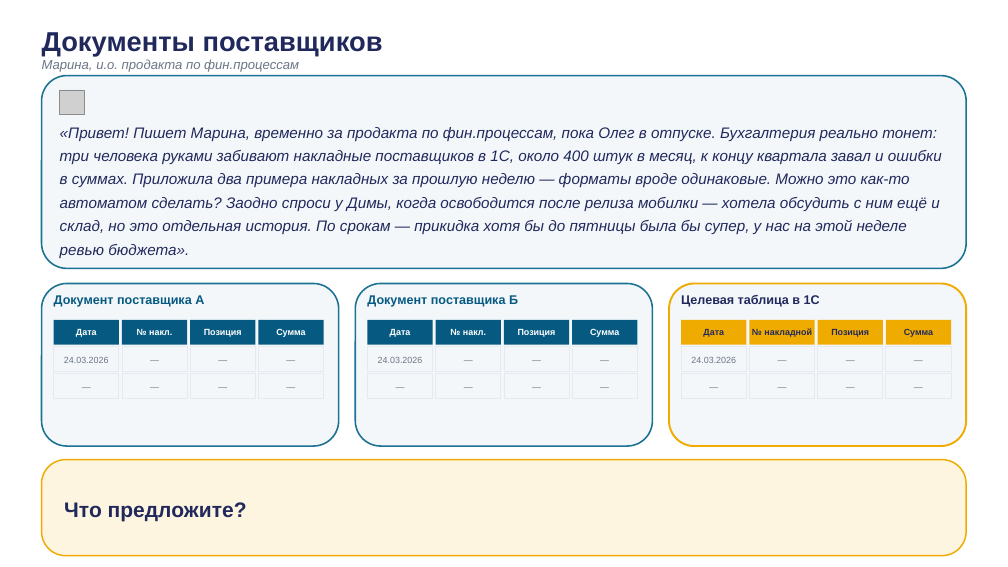
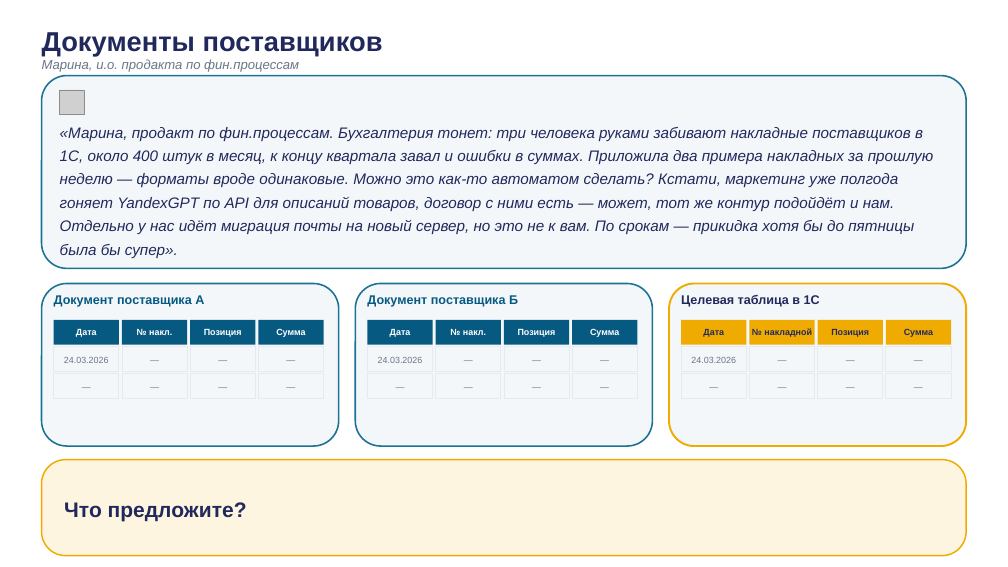
Before and after one commit to tellina-study/AI-usage-lessons, a slide deck: slide 4 of library/seminars/sem-02/rendered/sem-02.pptx. Drawn at 1008x567 pixels with LibreOffice and Linux fonts; fonts in the diff are those of the drawing; grey boxes stand for pictures. Boxes give left, top, right and bottom in pixels: in the first picture for what was removed or moved away, otherwise in the second. Text is boxed around its words. In the diff, an @@ line names an element or a change of style, - is before the commit and + after.

```diff
--- a/library/seminars/sem-02/rendered/sem-02.pptx
+++ b/library/seminars/sem-02/rendered/sem-02.pptx
@@ text at bbox=[60, 127, 933, 258]: text changed @@
-«Привет! Пишет Марина, временно за продакта по фин.процессам, пока Олег в отпуске. Бухгалтерия реально тонет: три человека руками забивают накладные поставщиков в 1С, около 400 штук в месяц, к концу квартала завал и ошибки в суммах. Приложила два примера накладных за прошлую неделю — форматы вроде одинаковые. Можно это как-то автоматом сделать? Заодно спроси у Димы, когда освободится после релиза мобилки — хотела обсудить с ним ещё и склад, но это отдельная история. По срокам — прикидка хотя бы до пятницы была бы супер, у нас на этой неделе ревью бюджета».
+«Марина, продакт по фин.процессам. Бухгалтерия тонет: три человека руками забивают накладные поставщиков в 1С, около 400 штук в месяц, к концу квартала завал и ошибки в суммах. Приложила два примера накладных за прошлую неделю — форматы вроде одинаковые. Можно это как-то автоматом сделать? Кстати, маркетинг уже полгода гоняет YandexGPT по API для описаний товаров, договор с ними есть — может, тот же контур подойдёт и нам. Отдельно у нас идёт миграция почты на новый сервер, но это не к вам. По срокам — прикидка хотя бы до пятницы была бы супер».
```
Also in this commit, not shown: 14 other slides changed, 35 other files.
